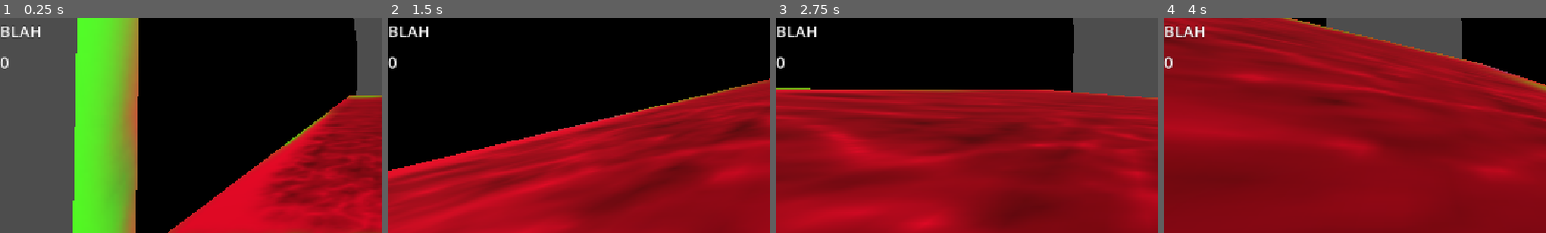
Above: before the commit, frames 1-4 (left to right).
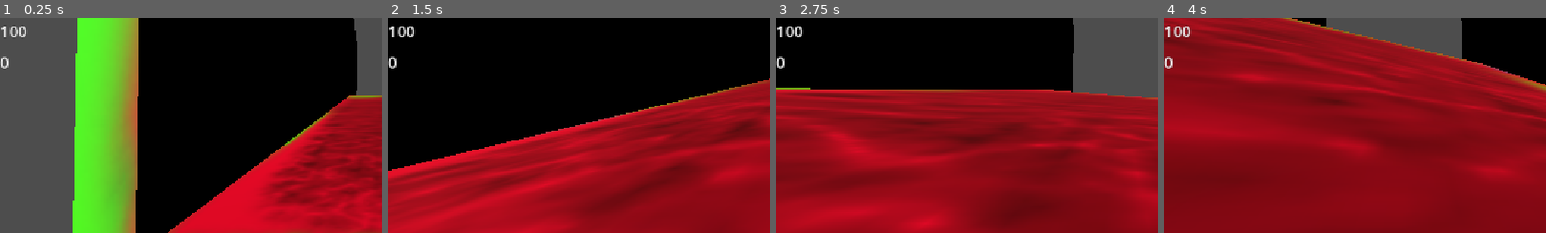
Above: after the commit, the same moments.

Repository: joeclarke9951/running-up-that-hill
Game: Godot game, scene res://Scenes/gameplay_scene.tscn
Same seed, same stepped clock (60 frames per second), same inputs: the game is played once before the commit and once after it.
Inputs (mouse positions are % of the whole screen's width and height, from its top left):
- Up to frame 1 (0.25 s): no input
- Up to frame 2 (1.5 s): tap Enter at 0.5 s; move the mouse to (55, 50) at 0.52 s; hold Shift (sprint) 0.53-1.28 s; hold W (forward) from 0.53 s (still down); tap Space (jump) at 0.77 s; move the mouse to (45, 50) at 1.27 s; tap Shift (sprint) at 1.35 s
- Up to frame 3 (2.75 s): keep holding W (forward); tap Space (jump) at 1.52 s; move the mouse to (52, 48) at 2.02 s; hold Shift (sprint) from 2.03 s (still down)
- Up to frame 4 (4 s): keep holding W (forward); move the mouse to (49, 52) at 2.77 s; release Shift (sprint) at 2.78 s; tap Shift (sprint) at 2.85 s; tap Space (jump) at 3.02, 3.77 s; move the mouse to (57, 51) at 3.52 s; hold Shift (sprint) from 3.53 s (still down)
The pictures show only the part of the screen within x 0-50%, y 0-50%; the shares and areas given below are measured in that part.

The runs differ from the first frame. In frame 1, 0.4% of the frame differs, in the area x 0-11%, y 4-9%; in frame 2, 0.4%; in frame 3, 0.4%; in frame 4, 0.5%, in the area x 0-11%, y 3-10%.
Error before the commit: Invalid access to property or key 'health' on a base object of type 'Node (gamemanager.gd)'. (res://Scripts/ui.gd:10)

Commit message:
player is now a class, health is now 100

Diff:
--- a/Scripts/Autoloads/gamemanager.gd
+++ b/Scripts/Autoloads/gamemanager.gd
@@ -1,8 +1,21 @@
 extends Node
 
 var spawn_point = Vector3(0,0.5,0)
+var players:Array[Player] = []
 
-func respawn(player:CharacterBody3D):
+func respawn(player:Player):
 	if player:
 		player.position = spawn_point
 	player.health = 100
+
+func get_player(index:int):
+	return players[index]
+
+func set_player(player:Player, index:int):
+	if len(players) >= index + 1:	# replacing an entry
+		players[index] = player
+	else:							# adding a new entry
+		players.append(player)
+
+func get_player_count():
+	return len(players)
--- a/Scripts/death_volume.gd
+++ b/Scripts/death_volume.gd
@@ -2,8 +2,8 @@
 
 
 func _on_body_entered(body: Node3D) -> void:
-	if body is CharacterBody3D:
-		GameManager.take_damage(100)
+	if body is Player:
+		body.take_damage(100)
 		GameManager.respawn(body)
 	else: # it's a trash object
 		pass
--- a/Scripts/player_body.gd
+++ b/Scripts/player_body.gd
@@ -1,4 +1,4 @@
-extends CharacterBody3D
+class_name Player extends CharacterBody3D
 
 var gravity = -9.8
 @export var move_speed = 10
@@ -8,7 +8,12 @@
 @export var health = 100
 @export var score = 0
 
+###
+# Overrides
+###
+
 func _ready() -> void:
+	GameManager.set_player(self, 0)
 	Input.mouse_mode = Input.MOUSE_MODE_CAPTURED
 
 func _physics_process(delta: float) -> void:
--- a/Scripts/ui.gd
+++ b/Scripts/ui.gd
@@ -7,5 +7,6 @@
 
 
 func _process(_delta: float) -> void:
-	$HealthText.text = str(GameManager.health)
-	$ScoreText.text = str(GameManager.score)
+	# TODO connect the UI to "the current player"
+	$HealthText.text = str(GameManager.players[0].health)
+	$ScoreText.text = str(GameManager.players[0].score)
--- a/Scripts/win_volume.gd
+++ b/Scripts/win_volume.gd
@@ -2,8 +2,8 @@
 
 
 func _on_body_entered(body: Node3D) -> void:
-	if body is CharacterBody3D:
-		GameManager.earn_point()
+	if body is Player:
+		body.earn_point()
 		GameManager.respawn(body)
 	else: # it's a trash object
 		pass
